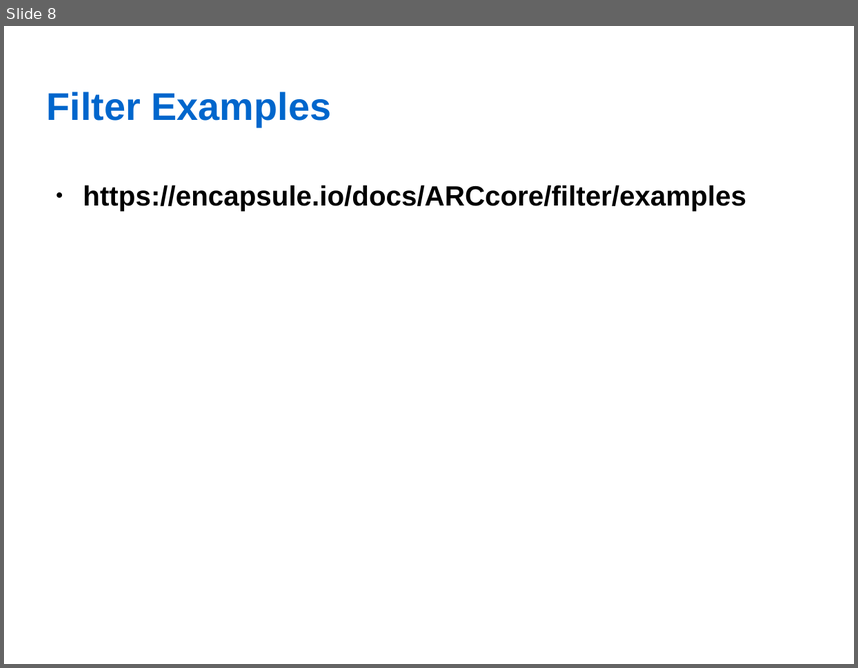
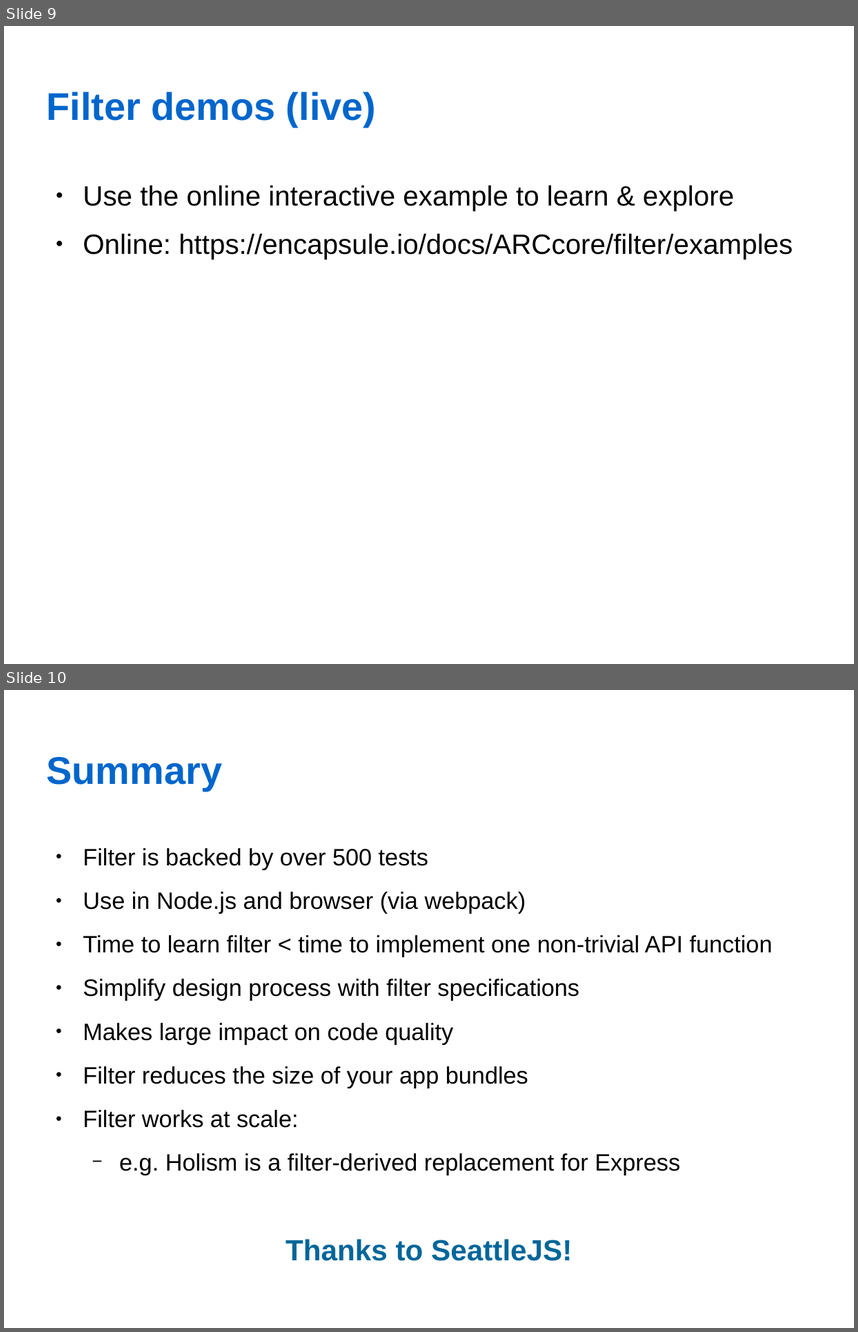
Before and after one commit to Encapsule-Annex/seattlejs-meetup-2017-may-filter-lib, a slide deck: SeattleJS-2017.05.11-ARCcore.filter.odp. Shown one above the other, each under a label of ours: slide 8 before the commit, slides 9 and 10 after it. The pictures are 858x668 and 858x1332 pixels, drawn with LibreOffice and Linux fonts; fonts in the diff are those of the drawing; background and template pictures are left out. Boxes give left, top, right and bottom in pixels: in the first picture for what was removed or moved away, otherwise in the second. Text is boxed around its words. In the diff, an @@ line names an element or a change of style, - is before the commit and + after.

Commit message:
Presentation for 2017.05.11 SeattleJS

```diff
--- a/SeattleJS-2017.05.11-ARCcore.filter.odp
+++ b/SeattleJS-2017.05.11-ARCcore.filter.odp
@@ slide 10 added at box(4, 690, 854, 1328), background picture (left out) @@
@@ title added at box(47, 757, 223, 791), 36 pt, text #0066CC, bold @@
+Summary
@@ text added at box(83, 848, 773, 1175), 22.1 pt, text #000000 @@
+● Filter is backed by over 500 tests
+● Use in Node.js and browser (via webpack)
+● Time to learn filter < time to implement one non-trivial API function
+● Simplify design process with filter specifications
+● Makes large impact on code quality
+● Filter reduces the size of your app bundles
+● Filter works at scale:
+  − e.g. Holism is a filter-derived replacement for Express
+Thanks to SeattleJS!
@@ what was slide 8 is now slide 9 @@
@@ slide 9 changed as well @@
@@ title at box(47, 92, 376, 127): text changed @@
-Filter Examples
+Filter demos (live)
@@ text at box(83, 185, 793, 259): text changed; bold off @@
-● https://encapsule.io/docs/ARCcore/filter/examples
+● Use the online interactive example to learn & explore
+● Online: https://encapsule.io/docs/ARCcore/filter/examples
```
Also in this commit, not shown: 4 other slides changed, 4 other slides added, 3 slides removed.
